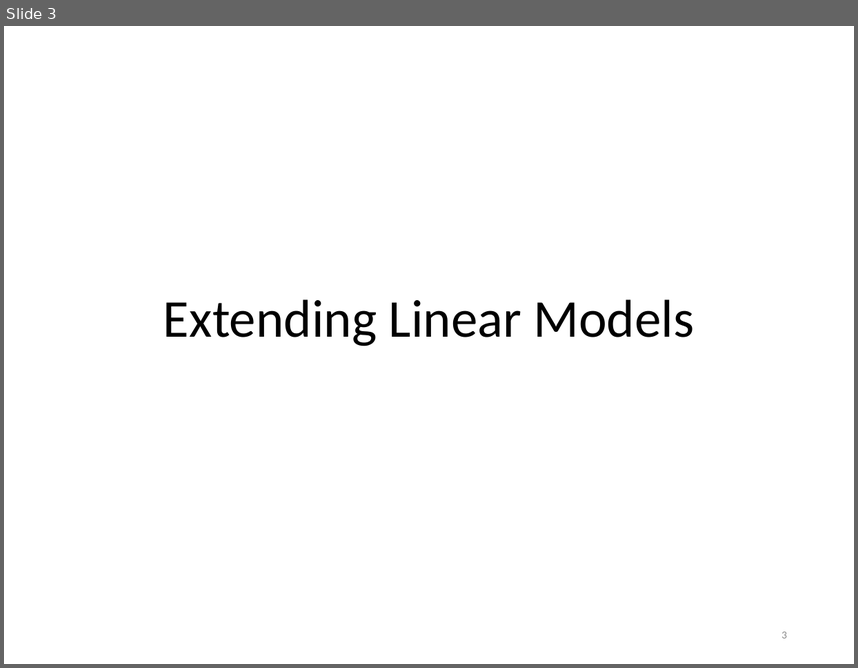
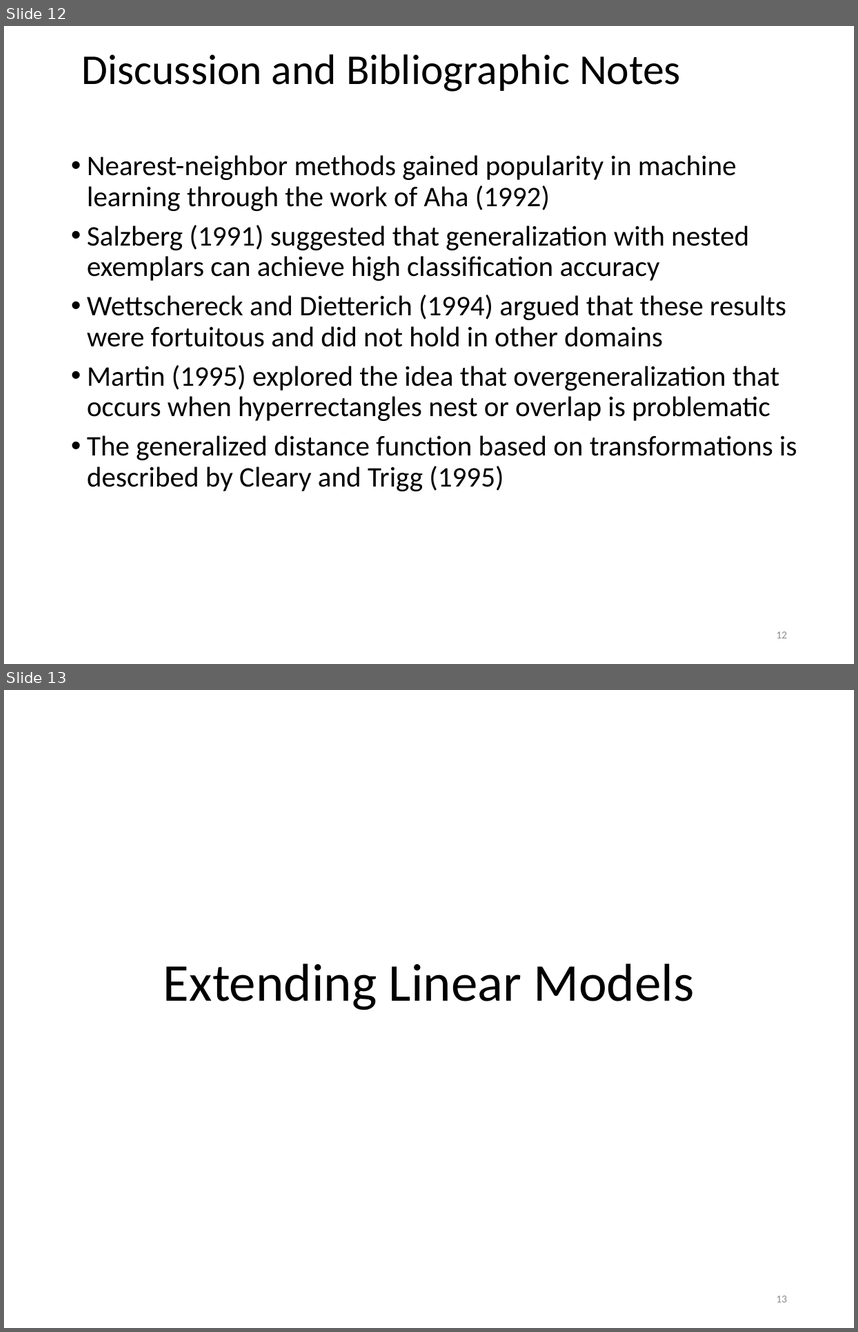
Before and after one commit to khaledmrasheed/khaledmrasheed.github.io, a slide deck: DMcourse/Chapter7.pptx. Shown one above the other, each under a label of ours: slide 3 before the commit, slides 12 and 13 after it. The pictures are 858x668 and 858x1332 pixels, drawn with LibreOffice and Linux fonts; fonts in the diff are those of the drawing. Boxes give left, top, right and bottom in pixels: in the first picture for what was removed or moved away, otherwise in the second. Text is boxed around its words. In the diff, an @@ line names an element or a change of style, - is before the commit and + after.

```diff
--- a/DMcourse/Chapter7.pptx
+++ b/DMcourse/Chapter7.pptx
@@ slide 12 added at (4, 26, 854, 664), background #FFFFFF @@
@@ title added at (82, 54, 681, 92), 36 pt, text #000000 @@
+Discussion and Bibliographic Notes
@@ text added at (87, 155, 797, 491), 24 pt, text #000000 @@
+• Nearest-neighbor methods gained popularity in machine learning through the work of Aha (1992)
+• Salzberg (1991) suggested that generalization with nested exemplars can achieve high classification accuracy
+• Wettschereck and Dietterich (1994) argued that these results were fortuitous and did not hold in other domains
+• Martin (1995) explored the idea that overgeneralization that occurs when hyperrectangles nest or overlap is problematic
+• The generalized distance function based on transformations is described by Cleary and Trigg (1995)
@@ page number added at (776, 631, 787, 638), 9 pt, text #8C8C8C @@
+12
@@ what was slide 3 is now slide 13 @@
@@ page number at (776, 1295, 787, 1302): text changed @@
-3
+13
```
Also in this commit, not shown: 2 slides changed, 9 other slides added.
